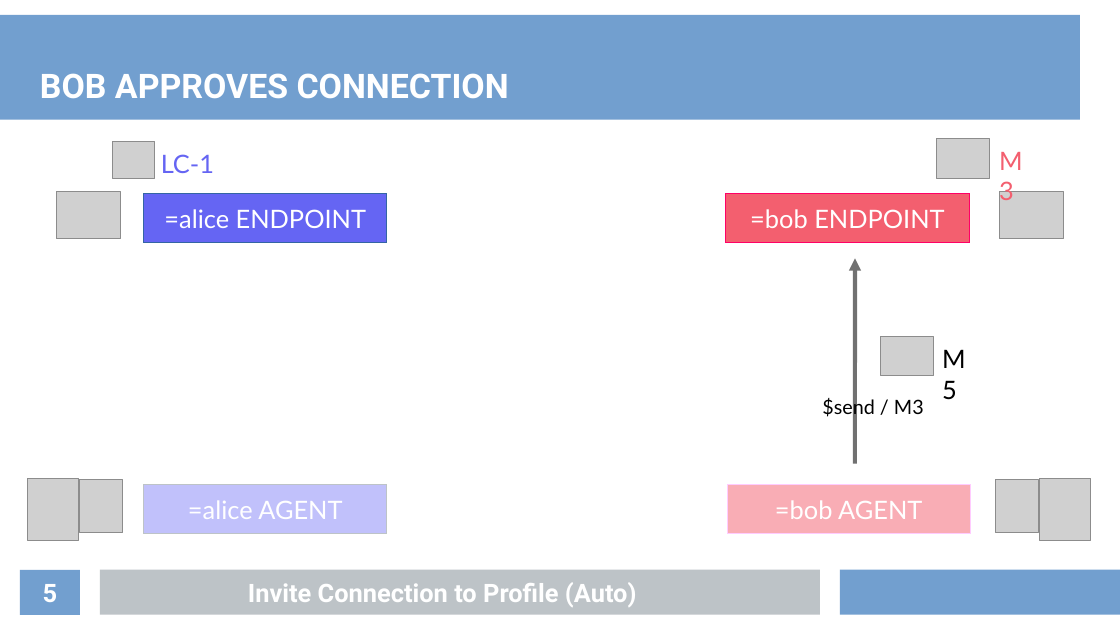
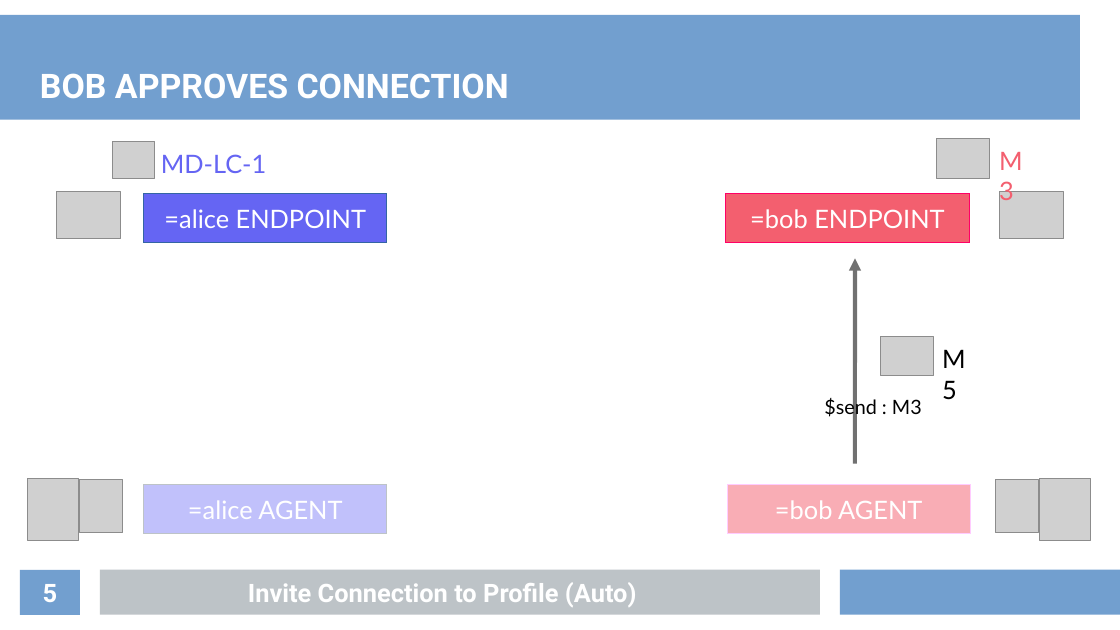
Before and after one commit to projectdanube/XDINinja-swing, a slide deck: slide 5 of resources/Invite Connection to Profile (Auto)/architecture.odp. Drawn at 1120x630 pixels with LibreOffice and Linux fonts; fonts in the diff are those of the drawing; grey boxes stand for pictures. Boxes give left, top, right and bottom in pixels: in the first picture for what was removed or moved away, otherwise in the second. Text is boxed around its words. In the diff, an @@ line names an element or a change of style, - is before the commit and + after.

```diff
--- a/resources/Invite Connection to Profile (Auto)/architecture.odp
+++ b/resources/Invite Connection to Profile (Auto)/architecture.odp
@@ text at <box>161,154,267,173</box>: text changed @@
-LC-1
+MD-LC-1
@@ text at <box>824,397,922,419</box>: text changed @@
-$send / M3
+$send : M3
```
Also in this commit, not shown: 4 other slides changed, 14 other files.
